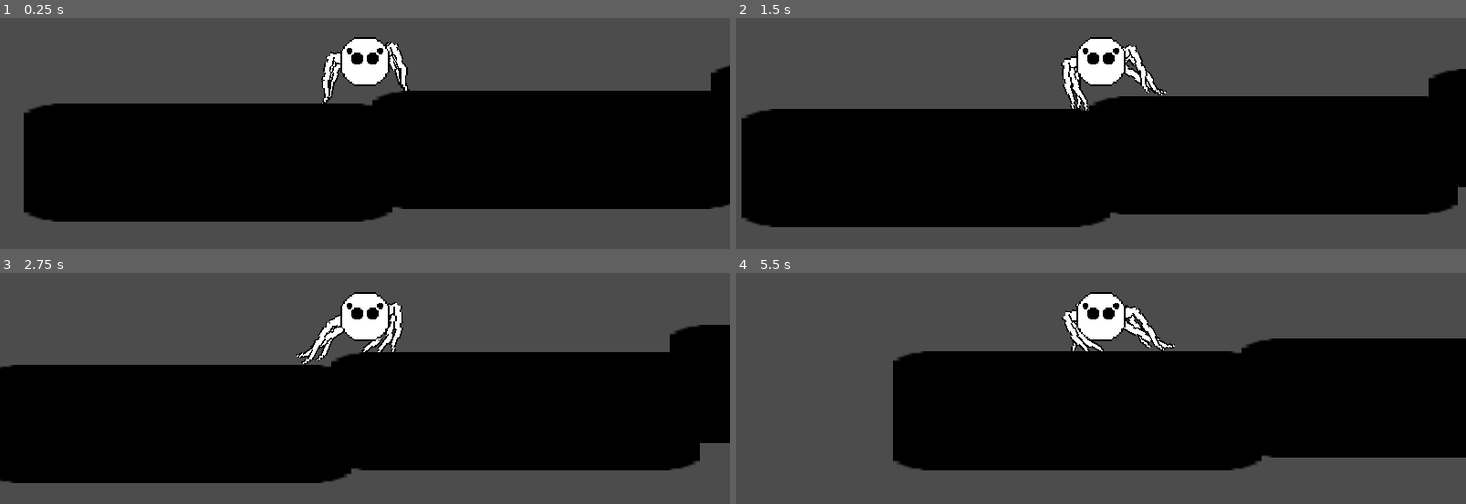
Above: before the commit, frames 1-4 (two rows, left to right).
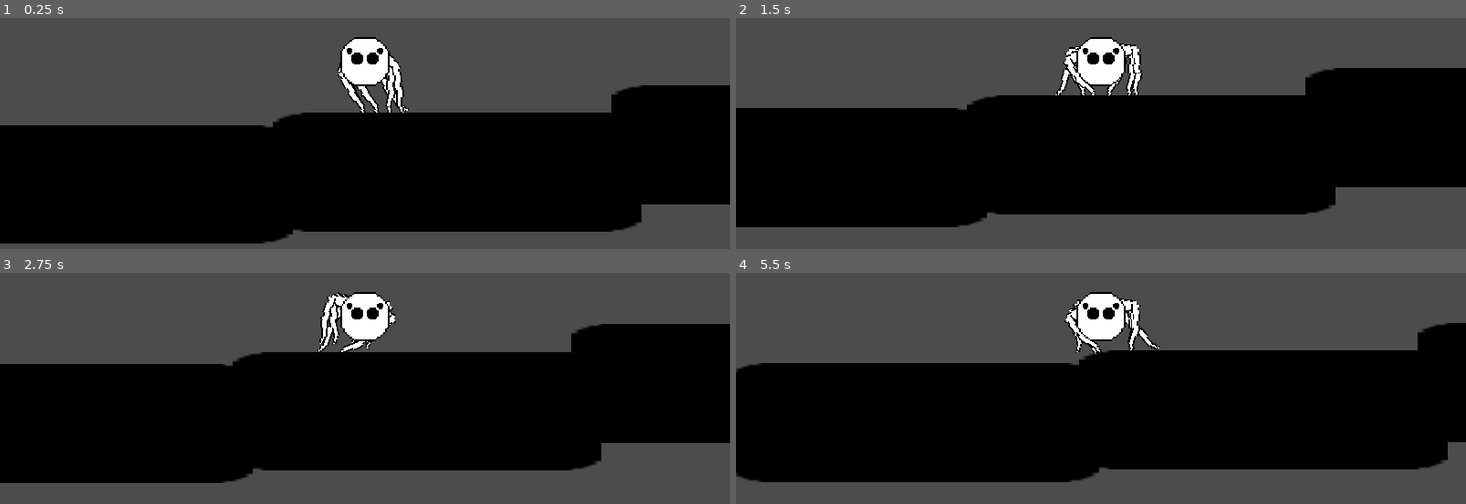
Above: after the commit, the same moments.

Repository: MorneVenter/NopeRope
Game: Godot game, scene res://World/DemoWorld.tscn
The game is run twice, just before and just after one commit, with the same random seed, the same clock (stepped at 60 frames per second) and the same inputs. The engine's default icon, where the game draws it, is replaced by a stand-in: a white triangle on a blue panel in a dark square.
Inputs:
- Up to frame 1 (0.25 s): no input
- Up to frame 2 (1.5 s): tap Enter at 0.5 s; hold Right (ui_right) 0.53-1.28 s; hold Left (ui_left) from 1.28 s (still down)
- Up to frame 3 (2.75 s): release Left (ui_left) at 2.03 s; hold Right (ui_right) from 2.03 s (still down)
- Up to frame 4 (5.5 s): release Right (ui_right) at 3.53 s; hold Left (ui_left) from 3.53 s (still down)

The runs differ from the first frame. In frame 1, 18% of the frame differs, in the area x 0-100%, y 10-98%; in frame 2, 7.7%; in frame 3, 6.0%; in frame 4, 18%, in the area x 0-100%, y 11-91%.

Commit message:
better spider movement

Diff:
--- a/Characters/Player/player_body.gd
+++ b/Characters/Player/player_body.gd
@@ -6,6 +6,10 @@
 onready var left_check = $LeftCheck
 onready var left_lift_check = $LiftCheckLeft
 onready var right_lift_check = $LiftCheckRight
+onready var right_rotate_check = $RightRotateCheck
+onready var left_rotate_check = $LeftRotateCheck
+onready var left_wall_rotate_check = $LeftWallRotateCheck
+onready var right_wall_rotate_check = $RightWallRotateCheck
 
 onready var right_legs = $Right_Legs.get_children()
 onready var left_legs = $Left_Legs.get_children()
@@ -20,12 +24,11 @@
 
 var is_moving = false
 var speed_limit = 100
-var cur_speed = 0.0
 var accel = 1.75
+var speed_x = 100 #same as limit to init leg position
 
 func _ready():
-	leg_dist = $RightCheck.position.x / (right_legs.size() + left_legs.size())
-	leg_dist -= leg_dist*0.15 # 15% buffers
+	leg_dist = $RightCheck.position.x / (right_legs.size())
 	right_check.force_raycast_update()
 	left_check.force_raycast_update()
 	for i in range(6):
@@ -33,18 +36,30 @@
 
 func _physics_process(delta):
 	if Input.is_action_pressed("ui_right"):
-		cur_speed = speed_limit if cur_speed >= speed_limit else cur_speed+accel
-		var speed_x = cur_speed
+		if speed_x < 0:
+			speed_x = accel
+		speed_x = speed_limit if speed_x >= speed_limit else speed_x+accel
 		_move(delta, speed_x)
 	elif Input.is_action_pressed("ui_left"):
-		cur_speed = speed_limit if cur_speed >= speed_limit else cur_speed+accel
-		var speed_x = -cur_speed
+		if speed_x > 0:
+			speed_x = -accel
+		speed_x = -speed_limit if speed_x <= -speed_limit else speed_x-accel
 		_move(delta, speed_x)
 	else:
 		is_moving = false
-		cur_speed = 0
+		speed_x = 0
+
+func _process(delta):
+	_setBodyRotation()
+	if is_moving:
+		time_since_last_step += delta
+		if time_since_last_step >= step_rate:
+			time_since_last_step = 0
+			step()
 
 func _move(delta, speed_x):
+	if speed_x == 0:
+		speed_x = accel
 	is_moving = true
 	step_rate = abs(leg_dist/speed_x)
 	var move_vect = Vector2(speed_x, 0)
@@ -57,14 +72,38 @@
 	if left_lift_check.is_colliding() or right_lift_check.is_colliding():
 		move_vect.y = -speed_y
 
-	move_and_collide(move_vect * delta)
+	move_and_collide(move_vect.rotated(deg2rad(rotation_degrees)) * delta)
 
-func _process(delta):
-	if is_moving:
-		time_since_last_step += delta
-		if time_since_last_step >= step_rate:
-			time_since_last_step = 0
-			step()
+
+func _setBodyRotation():
+	if speed_x > 0:
+		if !(right_rotate_check.is_colliding()):
+			rotation_degrees += 5.0
+		elif right_wall_rotate_check.is_colliding():
+			rotation_degrees -= 5.0
+		else:
+			rotation_degrees = lerp(rotation_degrees, _computeNormAngle(), 0.1)
+	elif speed_x < 0:
+		if !(left_rotate_check.is_colliding()):
+			rotation_degrees -= 5.0
+		elif left_wall_rotate_check.is_colliding():
+			rotation_degrees += 5.0
+		else:
+			rotation_degrees = lerp(rotation_degrees, _computeNormAngle(), 0.1)
+	else:
+		rotation_degrees = lerp(rotation_degrees, _computeNormAngle(), 0.1)
+
+func _computeNormAngle():
+	var plane = int(abs(rotation_degrees)/45)
+	if plane == 7:
+		plane = 0
+	elif plane % 2 == 1:
+		plane += 1
+	var ans = plane*45.0
+	if rotation_degrees < 0:
+		ans = -ans
+	return ans
+
 
 func step():
 	var leg = null
@@ -82,4 +121,21 @@
 
 	use_right = !use_right
 	var target = sensor.get_collision_point()
-	leg.step(target, step_rate)
+	var reach = rand_range(1.0,20.0)
+	if speed_x < 0:
+		reach = -reach
+	var ang = _computeNormAngle()
+	if ang == 0.0:
+		target.x += reach
+	elif ang == 180.0 or ang == -180.0:
+		target.x -= reach
+	elif ang == -90.0:
+		target.y -= reach
+	elif ang == 90.0:
+		target.y += reach
+	var rate = 0
+	if speed_x == 0.0:
+		rate = abs((leg_dist+reach)/0.1)
+	else:
+		rate = abs((leg_dist+reach)/speed_x)
+	leg.step(target, rate)
--- a/Characters/Player/player_body.tscn
+++ b/Characters/Player/player_body.tscn
@@ -12,8 +12,10 @@
 
 [node name="CollisionShape" type="CollisionShape2D" parent="."]
 shape = SubResource( 1 )
+one_way_collision_margin = 0.0
 
 [node name="Right_Legs" type="Node2D" parent="."]
+position = Vector2( 0, -6.23629 )
 
 [node name="player_leg" parent="Right_Legs" instance=ExtResource( 2 )]
 
@@ -24,6 +26,7 @@
 position = Vector2( 7.5, 0 )
 
 [node name="Left_Legs" type="Node2D" parent="."]
+position = Vector2( 0, -6.23629 )
 
 [node name="player_leg" parent="Left_Legs" instance=ExtResource( 2 )]
 flipped = false
@@ -48,12 +51,14 @@
 cast_to = Vector2( 0, 23 )
 
 [node name="RightCheck" type="RayCast2D" parent="."]
-position = Vector2( 25, 0 )
+position = Vector2( 15, 0 )
+rotation = 0.261799
 enabled = true
 cast_to = Vector2( 0, 150 )
 
 [node name="LeftCheck" type="RayCast2D" parent="."]
-position = Vector2( -25, 0 )
+position = Vector2( -15, 0 )
+rotation = -0.261799
 enabled = true
 cast_to = Vector2( 0, 150 )
 
@@ -67,5 +72,25 @@
 enabled = true
 cast_to = Vector2( 0, 15 )
 
+[node name="LeftRotateCheck" type="RayCast2D" parent="."]
+position = Vector2( -15.1453, 0 )
+enabled = true
+cast_to = Vector2( 0, 35 )
+
+[node name="RightRotateCheck" type="RayCast2D" parent="."]
+position = Vector2( 15.368, 0 )
+enabled = true
+cast_to = Vector2( 0, 35 )
+
+[node name="RightWallRotateCheck" type="RayCast2D" parent="."]
+position = Vector2( 15, 0 )
+enabled = true
+cast_to = Vector2( 16, 0 )
+
+[node name="LeftWallRotateCheck" type="RayCast2D" parent="."]
+position = Vector2( -15.1453, 0 )
+enabled = true
+cast_to = Vector2( -16, 0 )
+
 [node name="PlayerCamera" type="Camera2D" parent="."]
 current = true
--- a/World/DemoWorld.tscn
+++ b/World/DemoWorld.tscn
@@ -7,9 +7,10 @@
 extents = Vector2( 32, 32 )
 
 [node name="DemoWorld" type="Node2D"]
+position = Vector2( 1.05945, -20.1298 )
 
 [node name="player_body" parent="." instance=ExtResource( 2 )]
-position = Vector2( -30.9543, -7.93701 )
+position = Vector2( 34.5616, -22.4261 )
 
 [node name="Block" type="Sprite" parent="."]
 modulate = Color( 0, 0, 0, 1 )
@@ -68,13 +69,24 @@
 
 [node name="Block6" type="Sprite" parent="."]
 modulate = Color( 0, 0, 0, 1 )
-position = Vector2( 863.667, 81.0255 )
+position = Vector2( 857.367, 98.6644 )
 scale = Vector2( 3.78738, 1.22122 )
 texture = ExtResource( 1 )
 
 [node name="StaticBody2D" type="StaticBody2D" parent="Block6"]
 
 [node name="CollisionShape2D" type="CollisionShape2D" parent="Block6/StaticBody2D"]
+shape = SubResource( 1 )
+
+[node name="Block10" type="Sprite" parent="."]
+modulate = Color( 0, 0, 0, 1 )
+position = Vector2( 685.388, 64.6465 )
+scale = Vector2( 3.78738, 1.22122 )
+texture = ExtResource( 1 )
+
+[node name="StaticBody2D" type="StaticBody2D" parent="Block10"]
+
+[node name="CollisionShape2D" type="CollisionShape2D" parent="Block10/StaticBody2D"]
 shape = SubResource( 1 )
 
 [node name="Block7" type="Sprite" parent="."]
@@ -101,7 +113,8 @@
 
 [node name="Block9" type="Sprite" parent="."]
 modulate = Color( 0, 0, 0, 1 )
-position = Vector2( 1244.74, 99.54 )
+position = Vector2( 1060.59, 13.3512 )
+rotation = 1.00832
 scale = Vector2( 3.78738, 1.22122 )
 texture = ExtResource( 1 )
 
